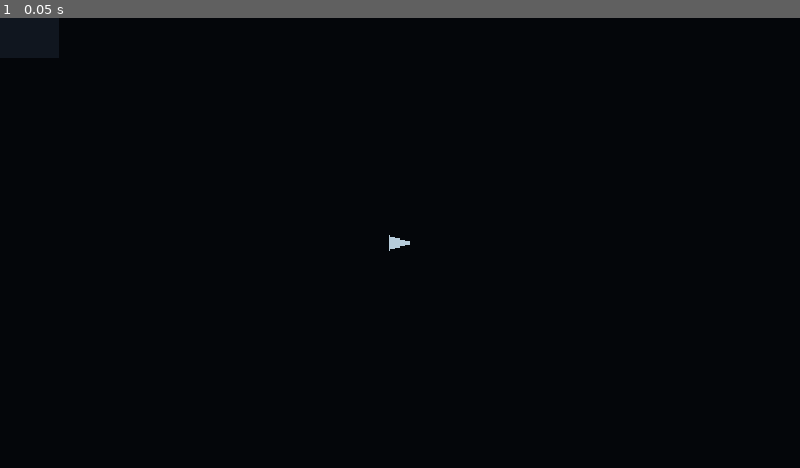
Above: before the commit, frame 1.
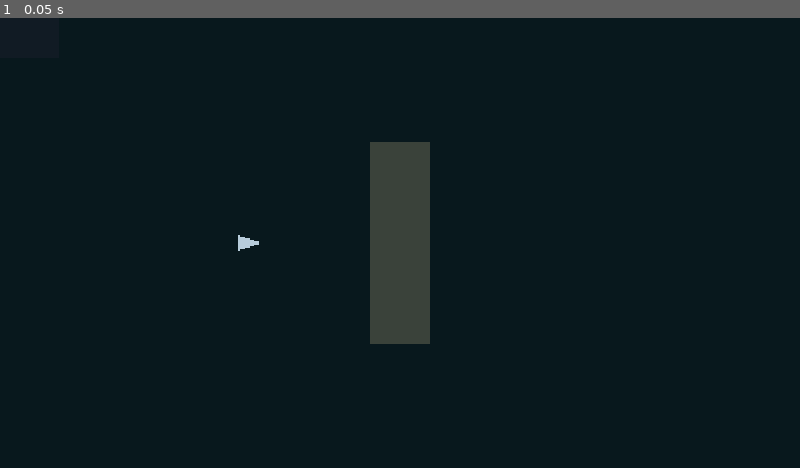
Above: after the commit, the same moment.

Repository: TheOsmanYILDIRIM/SeaCraft
Game: Godot game, scene res://src/presentation/bootstrap.tscn
Two runs of this game, one before a commit and one after it. Both use one fixed random seed, a clock stepped at 60 frames per second and the inputs below.
Inputs:
- Up to frame 1 (0.05 s): no input

The runs differ from the first frame. In frame 1, 3.4% of the frame differs, in the area x 29-54%, y 27-73%.
Error before the commit: Parse Error: Too few arguments for "load()" call. Expected at least 1 but received 0. (res://src/persistence/save_service.gd:56)

Commit message:
Disambiguate SaveService recovery load from GDScript builtin

Diff:
--- a/src/persistence/save_service.gd
+++ b/src/persistence/save_service.gd
@@ -53,7 +53,7 @@
 # Read-only recovery. The next validated save can restore primary without rotating
 # the corrupt file into backup. A good or incompatible primary is never bypassed.
 func recover_backup() -> Dictionary:
-	return load()
+	return self.load()
 
 
 func save_if_dirty(dto: Dictionary) -> Dictionary:
